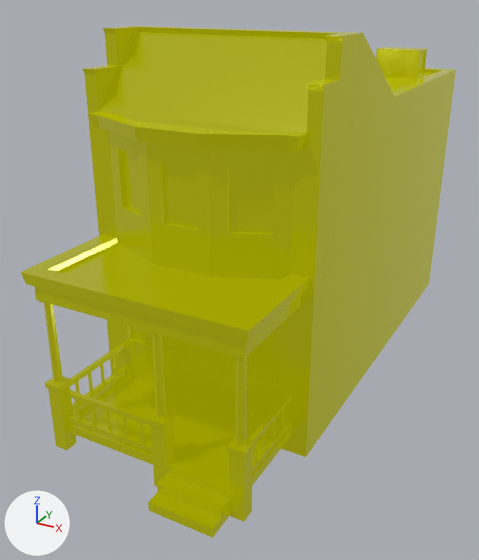
The glTF model public/models/building-house-block-old.glb as it was, and as the next commit left it.
Before and after are seen from a 50 mm lens placed at (6.63, -14.25, 8.82), pointed at (-0.64, -1.02, 2.21). The axes (+X, +Y, +Z) are drawn at lower left. The lights are the same throughout. Where no turn or scale is listed for an object, it has been applied to the vertices.

Objects in the first picture: 'building-house-block-old'.
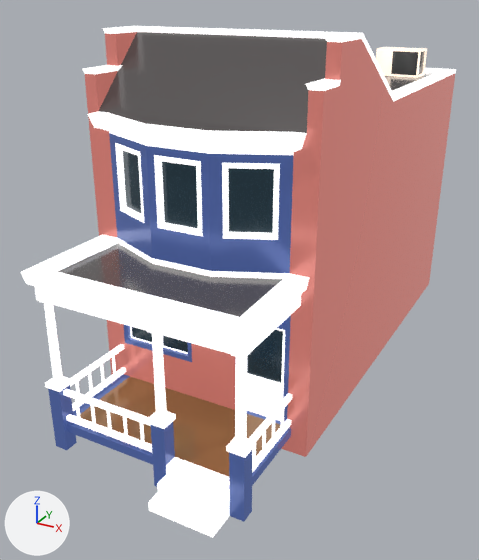
What differs and where, as boxes (x1, y1, x2, y2) in the pictures (479 x 560 px):
'building-house-block-old', recoloured: (21, 26, 456, 538) in both

The change, as a diff of the scene's bpy script:
```diff
--- a/public/models/building-house-block-old.glb.py
+++ b/public/models/building-house-block-old.glb.py
@@ img_base @@
+img_base = load_image('base', '_unpacked/base', 1024, 1024, 'sRGB')
@@ mat_lowpoly_colors_001 @@
+mat_lowpoly_colors_001 = bpy.data.materials.new('LOWPOLY-COLORS.001')
+# uses the picture img_base
@@ me_building_house_block_old @@
 me_building_house_block_old.from_pydata(...)  # 761 vertices, 1287 faces; spans x -2.5..2.5, y -6.7..7.2, z 0.0..8.1
-me_building_house_block_old.materials.append(mat_lowpoly_colors)
+me_building_house_block_old.materials.append(mat_lowpoly_colors_001)
```
